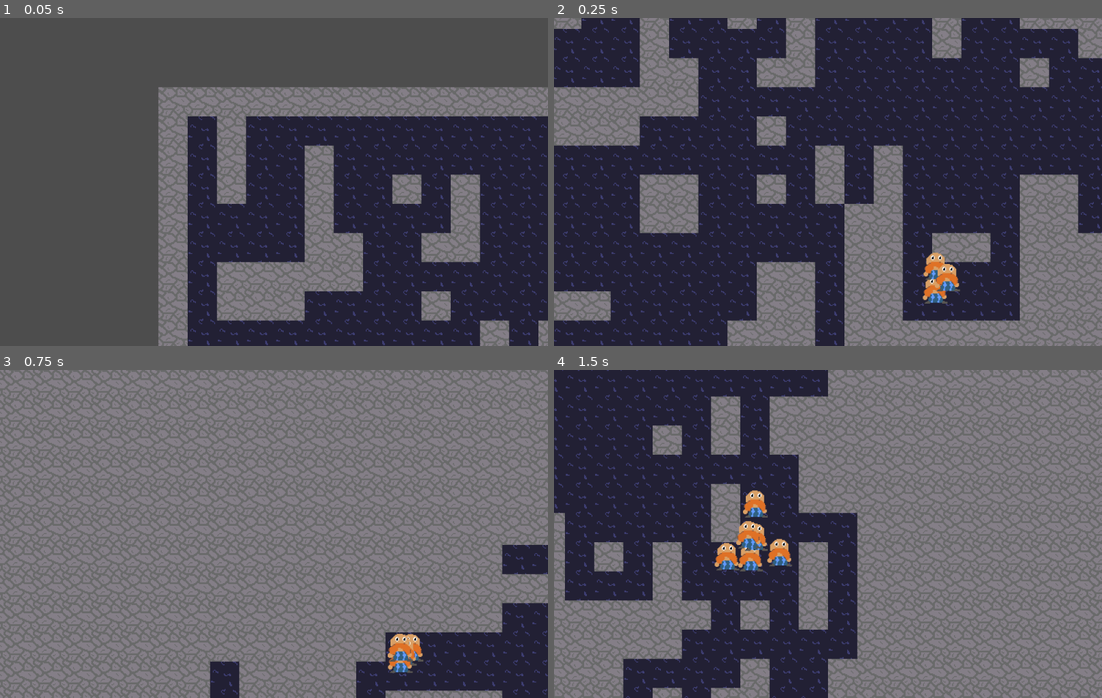
Above: before the commit, frames 1-4 (two rows, left to right).
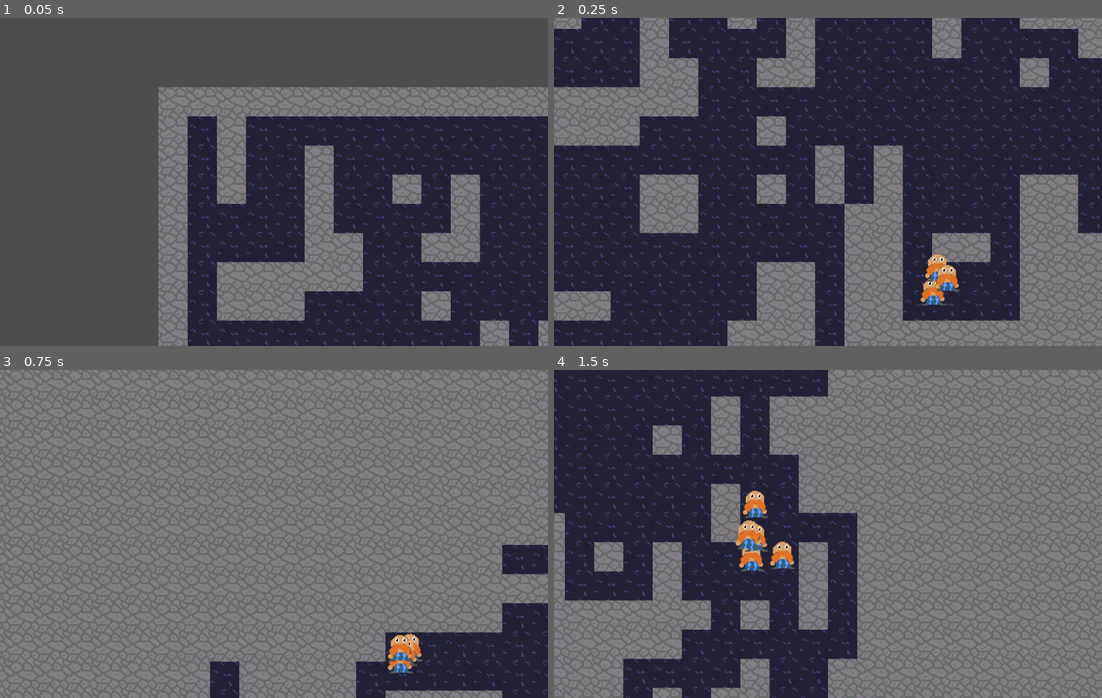
Above: after the commit, the same moments.

Repository: LegoGuy32109/OpenDwarf
Game: Godot game, scene res://WorldGen/World.tscn
Same seed, same stepped clock (60 frames per second), same inputs: the game is played once before the commit and once after it.
Inputs (mouse positions are in pixels of both pictures, inside the frame that each line leads up to):
- Up to frame 1 (0.05 s): no input
- Up to frame 2 (0.25 s): no input
- Up to frame 3 (0.75 s): tap Enter (ui_accept) at 0.5 s; move the mouse to (394, 517) at 0.52 s; hold Right (ui_right) from 0.53 s (still down); click (394, 517) at 0.6 s
- Up to frame 4 (1.5 s): tap Enter (ui_accept) at 0.77 s; move the mouse to (718, 550) at 1.27 s; release Right (ui_right) at 1.28 s; hold Down (ui_down) from 1.28 s (still down); click (718, 550) at 1.35 s

Frame 1 is identical in both runs. In frame 2, 0.4% of the frame differs, in the area x 66-75%, y 71-88%; in frame 3, 0.2%; in frame 4, 0.9%, in the area x 29-44%, y 36-62%.

Commit message:
added idle animation affected by agentSpeed

Diff:
--- a/Dwarf/Dwarf.gd
+++ b/Dwarf/Dwarf.gd
@@ -7,29 +7,32 @@
 
 # might have gridSize set by the game manager
 var gridSize : int = 64
-# time taken off from transtion cost
-var agentSpeed : float = 0.0
+# 1.0 default, multipies time taken to move over tiles
+var agentSpeed : float = 1.0
 
 # needs to grab Tiles group for path finding
 @onready var tiles : Node2D = self.get_parent().get_parent().find_child("Tiles")
 # animated sprite child
-#@onready var sprites : AnimatedSprite2D = $AnimatedSprite2D
+@onready var sprites : AnimatedSprite2D = $AnimatedSprite2D
 
 @onready var pathfinder : Pathfinder = Pathfinder.new(tiles)
 
 var commandQueue: CommandQueue = CommandQueue.new(self)
 
 func _ready():
-	$StateMenu.clear()
-	var index : int = 0
-	for key in STATES.keys():
-		$StateMenu.add_item(key, index)
-		index+=1
+	agentSpeed = RandomNumberGenerator.new().randf_range(0.85, 1.2)
+#	$StateMenu.clear()
+#	var index : int = 0
+#	for key in STATES.keys():
+#		$StateMenu.add_item(key, index)
+#		index+=1
 
 
 func _process(_delta):
+	# giving code smell 😝 might rename state to 'current_action'
 	match state:
 		STATES.IDLE:
+			sprites.play("idle", agentSpeed)
 			if commandQueue.commandList.size() > 0:
 				if commandQueue.commandList[0] is Move:
 					var actionSuccessfull = await moveTo(commandQueue.commandList[0].desiredLocation)
@@ -44,6 +47,8 @@
 					print("Huh?")
 			elif randf() < 0.02:
 				await _moveToNeighbor()
+		STATES.MOVING:
+			sprites.stop()
 
 
 
@@ -57,7 +62,15 @@
 # handles visual movement to new location based on path from Pathfinder
 func moveTo(newCoordinates : Vector2i) -> bool:
 	state = STATES.MOVING
+
 	while not newCoordinates == coordinates:
+
+		# interrupt movement when move command changed
+		if not commandQueue.commandList.is_empty():
+			var curCommandDesLoc : Vector2i = commandQueue.commandList[0].desiredLocation
+			if(newCoordinates != curCommandDesLoc):
+				newCoordinates = curCommandDesLoc
+
 		var path : Array[Vector2i] = \
 		pathfinder.findPathTo(newCoordinates, coordinates)
 
@@ -70,7 +83,7 @@
 		var tileCoords : Vector2i = path[1]
 		var nextTile : Tile = tiles.get_child(tileCoords.x).get_child(tileCoords.y)
 		var singleTween = create_tween()
-		var curMoveCost : float = nextTile.movementCost - agentSpeed
+		var curMoveCost : float = nextTile.movementCost * agentSpeed
 		if pathfinder.isDiagNeighbor(coordinates, tileCoords):
 			curMoveCost *= 1.2
 		# tweening world position instead of tile coordinates
@@ -88,8 +101,10 @@
 	return Vector2(coords.x * gridSize, coords.y * gridSize)
 
 func _on_state_menu_item_selected(index):
-	state = index
-	print("Dwarf now ", STATES.keys()[state])
+#	I don't want user to change state right now, this will be a camera follow button
+#	state = index
+#	print("Dwarf now ", STATES.keys()[state])
+	pass
 
 
 # this will grow more complex
@@ -100,7 +115,7 @@
 	func _init(_entity: Dwarf):
 		entity = _entity
 
-	func order(command: Command):
+	func order(command: Command) -> void:
 		if _isCommandTypeInQueue(command):
 			print(entity.name + " is already moving")
 		else:
@@ -116,6 +131,9 @@
 	func nextCommand() -> Command:
 		return commandList.pop_front()
 
+	func clear() -> void:
+		commandList.clear()
+
 class Command:
 	var desiredLocation: Vector2i
 	func _init(tile: Tile):
--- a/Pathfinding/Pathfinder.gd
+++ b/Pathfinding/Pathfinder.gd
@@ -52,6 +52,13 @@
 		path.push_front(nextStep) # now current Character loc -> destination
 		nextStep = came_from[nextStep]
 	return path
+
+func isNeighbor(loc1: Vector2i, loc2: Vector2i) -> bool:
+	var dx = loc2.x - loc1.x
+	var dy = loc2.y - loc1.y
+	if abs(dx) < 2 and abs(dy) < 2:
+		return true
+	return false
 
 func isDiagNeighbor(loc1: Vector2i, loc2: Vector2i) -> bool:
 	var dx = loc2.x - loc1.x
--- a/Tile/Tile.gd
+++ b/Tile/Tile.gd
@@ -37,6 +37,9 @@
 
 		if Input.is_action_just_pressed("click"):
 			actionGiven.emit(self)
+
+		if Input.is_action_just_pressed("shift-click"):
+			actionGiven.emit(self, "force")
 	else:
 		beenEdited = false
 
--- a/WorldGen/World.tscn
+++ b/WorldGen/World.tscn
@@ -6,8 +6,6 @@
 
 [node name="World" type="Node2D"]
 script = ExtResource("1_r4v4f")
-borderLength = null
-gridSize = null
 
 [node name="Camera" parent="." instance=ExtResource("2_a12da")]
 
@@ -44,6 +42,3 @@
 
 [node name="Dwarf10" parent="Entities" instance=ExtResource("3_7ca3o")]
 position = Vector2(32, 32)
-
-[node name="Dwarf11" parent="Entities" instance=ExtResource("3_7ca3o")]
-position = Vector2(32, 32)
--- a/WorldGen/WorldSpawn.gd
+++ b/WorldGen/WorldSpawn.gd
@@ -52,10 +52,14 @@
 	for location in path:
 		$Tiles.get_children()[location.x].get_children()[location.y].setToGround()
 
-func _action_given(tile : Tile) -> void:
+func _action_given(tile : Tile, msg : String = "normal") -> void:
 	# right now sending all dwarves to clicked location
 	for entity in $Entities.get_children():
 		assert(entity is Node2D, "Entity in world is not Node2D")
+
+		# interrupt entity mid command then add new command
+		if msg == "force":
+			entity.commandQueue.clear()
 
 		if tile.traversable:
 			entity.commandQueue.order(Dwarf.Move.new(tile))
--- a/project.godot
+++ b/project.godot
@@ -83,6 +83,11 @@
 "events": [Object(InputEventMouseButton,"resource_local_to_scene":false,"resource_name":"","device":-1,"window_id":0,"a …(236 unchanged characters)…
 ]
 }
+shift-click={
+"deadzone": 0.5,
+"events": [Object(InputEventMouseButton,"resource_local_to_scene":false,"resource_name":"","device":-1,"window_id":0,"alt_pressed":false,"shift_pressed":true,"ctrl_pressed":false,"meta_pressed":false,"button_mask":1,"position":Vector2(113, 16),"global_position":Vector2(117, 59),"factor":1.0,"button_index":1,"pressed":true,"double_click":false,"script":null)
+]
+}
 
 [rendering]
 
